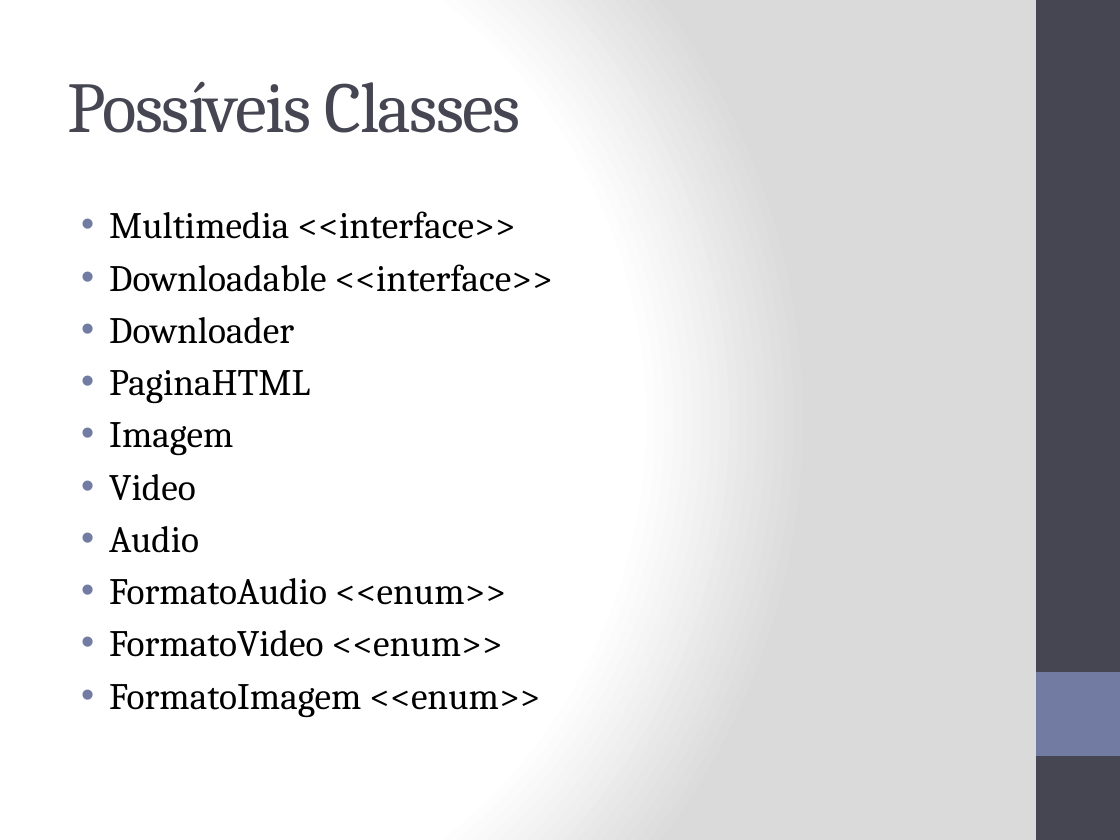
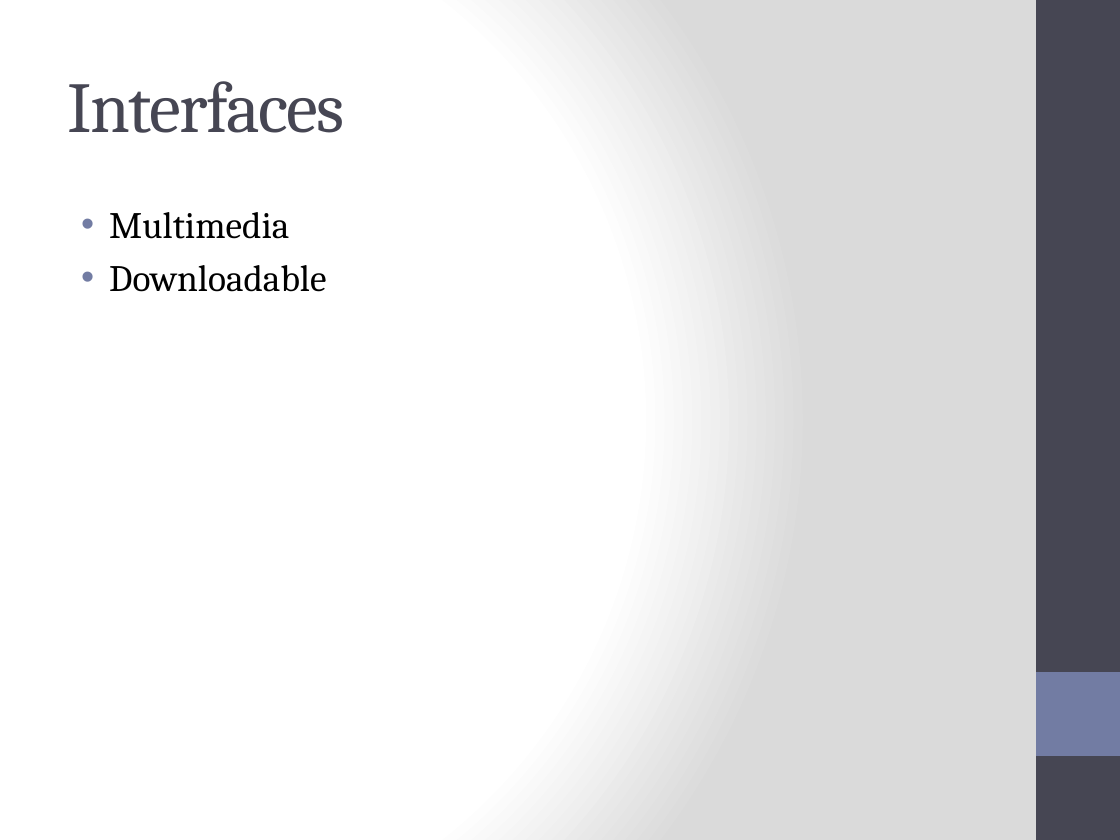
Before and after one commit to JJCorsiF/OfflinePageViewer, a slide deck: slide 5 of ProjetoDownloader.pptx. Drawn at 1120x840 pixels with LibreOffice and Linux fonts; fonts in the diff are those of the drawing. Boxes give left, top, right and bottom in pixels: in the first picture for what was removed or moved away, otherwise in the second. Text is boxed around its words. In the diff, an @@ line names an element or a change of style, - is before the commit and + after.

```diff
--- a/ProjetoDownloader.pptx
+++ b/ProjetoDownloader.pptx
@@ title at (67, 81, 345, 133): text changed @@
-Possíveis Classes
+Interfaces
@@ text at (109, 212, 326, 292): text changed @@
-• Multimedia <<interface>>
-• Downloadable <<interface>>
-• Downloader
-• PaginaHTML
-• Imagem
-• Video
-• Audio
-• FormatoAudio <<enum>>
-• FormatoVideo <<enum>>
-• FormatoImagem <<enum>>
+• Multimedia
+• Downloadable
```
Also in this commit, not shown: 1 other slide changed, 3 slides added, 3 other files.
